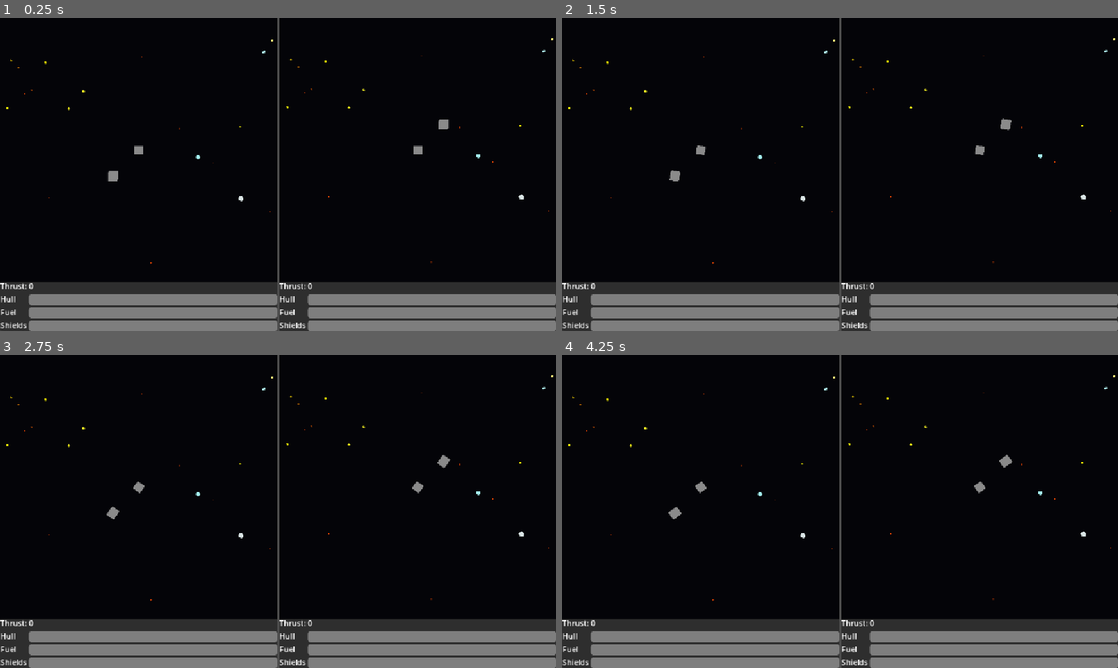
Above: before the commit, frames 1-4 (two rows, left to right).
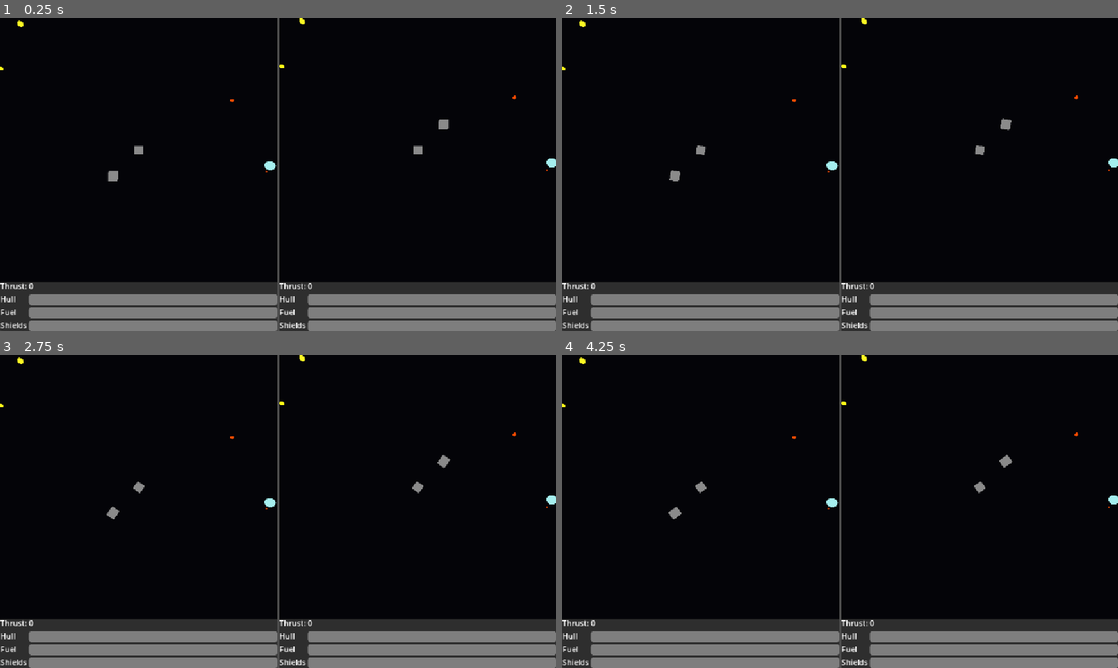
Above: after the commit, the same moments.

Repository: the-alex-g/NewSpaceGame
Game: Godot game, scene res://main/main.tscn
The game is run twice, just before and just after one commit, with the same random seed, the same clock (stepped at 60 frames per second) and the same inputs.
Inputs (mouse positions are in pixels of both pictures, inside the frame that each line leads up to):
- Up to frame 1 (0.25 s): no input
- Up to frame 2 (1.5 s): tap Enter at 0.5 s; move the mouse to (962, 158) at 0.52 s; hold D (right) 0.53-1.28 s; click (962, 158) at 0.67 s; move the mouse to (728, 190) at 1.27 s; hold A (left) from 1.28 s (still down)
- Up to frame 3 (2.75 s): move the mouse to (333, 442) at 2.02 s; release A (left) at 2.03 s; hold D (right) from 2.03 s (still down)
- Up to frame 4 (4.25 s): move the mouse to (812, 574) at 2.77 s; click (812, 574) at 2.92 s; move the mouse to (1006, 558) at 3.52 s; release D (right) at 3.53 s; hold A (left) from 3.53 s (still down)

The runs differ from the first frame. In frame 1, 0.3% of the frame differs, in the area x 0-100%, y 0-79%; in frame 2, 0.3%; in frame 3, 0.3%; in frame 4, 0.3%.

Commit message:
Fix radar

Diff:
--- a/project/hud/radar.gd
+++ b/project/hud/radar.gd
@@ -15,7 +15,7 @@
 
 
 func _get_pos_2d(vector: Vector3) -> Vector2:
-	return Vector2(vector.x, -vector.z)
+	return -Vector2(vector.x, vector.z)
 
 
 func _get_offset(object: Node3D) -> Vector2:
@@ -28,11 +28,7 @@
 
 
 func _get_draw_point(object: Node3D) -> Vector2:
-	return Vector2.from_angle(
-		_get_pos_2d(
-			central_object.global_position
-		).angle_to(_get_pos_2d(object.global_position))
-	) * _radar_circle_radius + size / 2
+	return _get_pos_2d(central_object.global_position - object.global_position).normalized() * _radar_circle_radius + size / 2
 
 
 func _process(_delta: float) -> void:
--- a/project/main/starfield.gd
+++ b/project/main/starfield.gd
@@ -1,8 +1,8 @@
 class_name StarField
 extends MultiMeshInstance3D
 
-@export var near := 300.0
-@export var far := 700.0
+@export var near := 100.0
+@export var far := 400.0
 @export var size := 500.0
 @export var star_count := 4000
 @export var min_star_radius := 2.0
--- a/project/player/player.gd
+++ b/project/player/player.gd
@@ -53,7 +53,7 @@
 var repair_fuel_cost := 2.0
 var phaser_fuel_cost := 5
 var phaser_damage := 10.0
-var phaser_cooldown_time := 0.25
+var phaser_cooldown_time := 0.5
 var _can_fire_phasers := true
 var missile_damage := 50.0
 var missile_cooldown_time := 1.0
